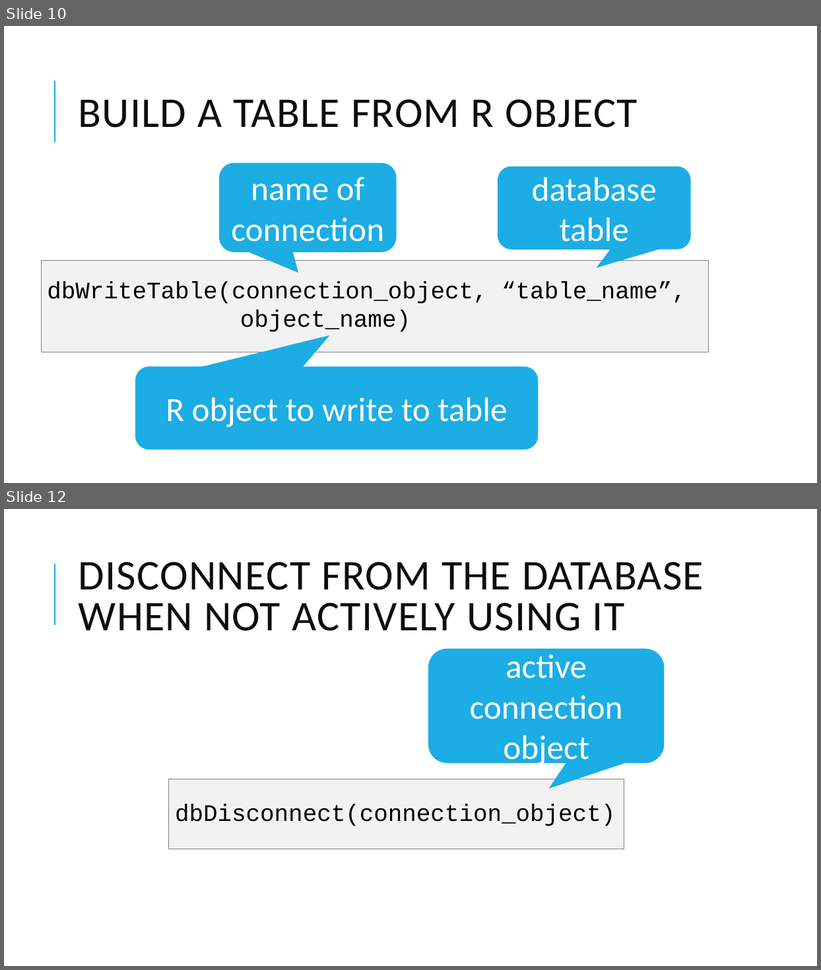
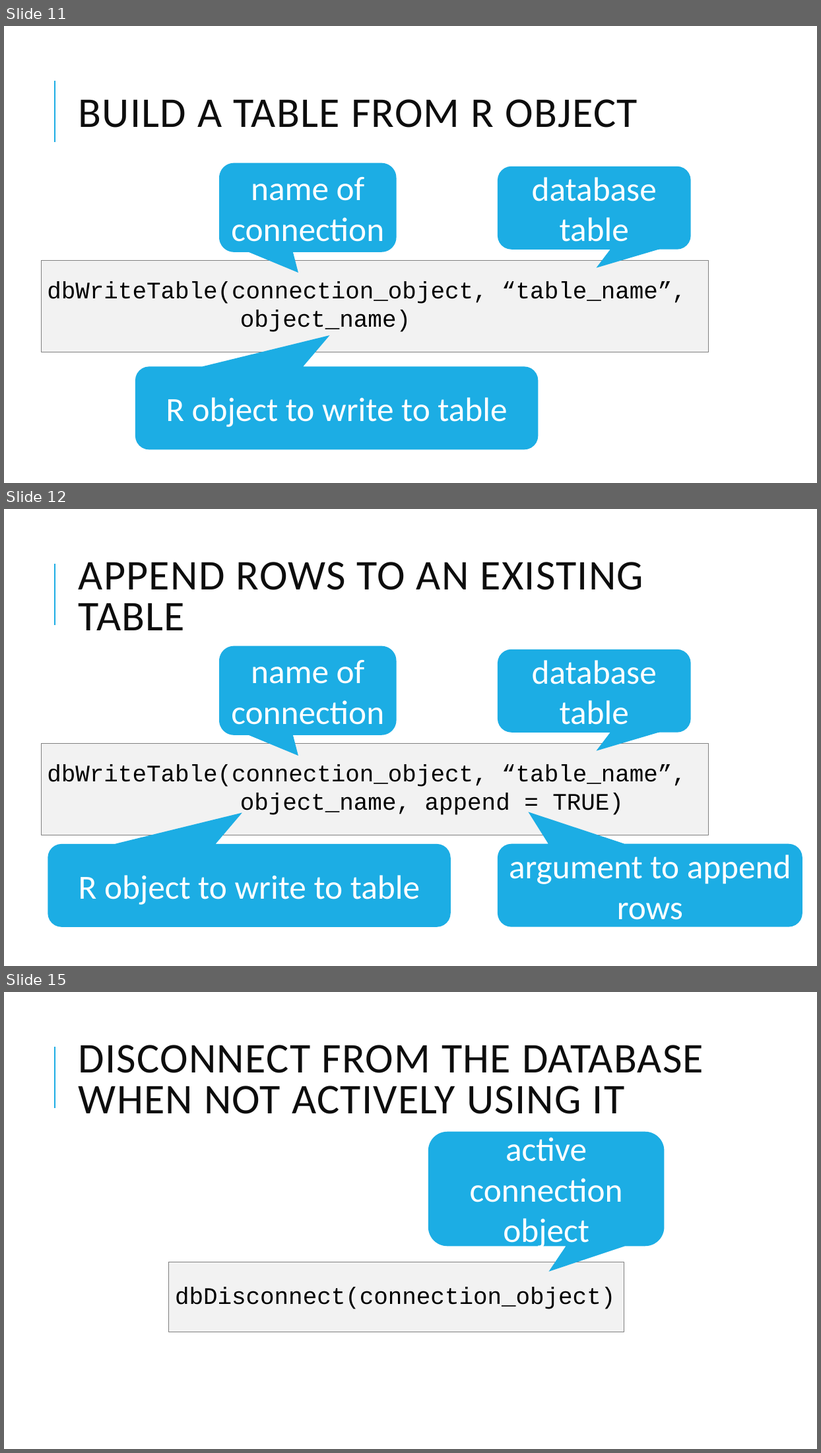
Before and after one commit to pcmathias/databases-dashboards-in-R, a slide deck: slides/03 - Databases with R.pptx. Shown one above the other, each under a label of ours: slides 10 and 12 before the commit, slides 11, 12 and 15 after it; the slides between them are not shown. The pictures are 821x970 and 821x1453 pixels, drawn with LibreOffice and Linux fonts; fonts in the diff are those of the drawing. Boxes give left, top, right and bottom in pixels: in the first picture for what was removed or moved away, otherwise in the second. Text is boxed around its words. In the diff, an @@ line names an element or a change of style, - is before the commit and + after.

```diff
--- a/slides/03 - Databases with R.pptx
+++ b/slides/03 - Databases with R.pptx
@@ slide 12 added at (4, 509, 817, 966), background #FFFFFF; not listed: 1 template element that a slide beside it also shows @@
@@ title added at (79, 562, 644, 630), 50 pt, text #0D0D0D @@
+APPEND ROWS TO AN EXISTING TABLE
@@ rounded speech box added at (219, 646, 397, 735), fill #1CADE4, 40 pt, text #FFFFFF @@
+name of connection
@@ rounded speech box added at (498, 650, 691, 732), fill #1CADE4 @@
@@ text added at (532, 660, 657, 725), 40 pt, text #FFFFFF @@
+database table
@@ rectangle added at (41, 744, 708, 835), fill #F2F2F2, outline #808080 0.75 pt @@
@@ text added at (47, 765, 686, 815), 28 pt, text #000000 @@
+dbWriteTable(connection_object, “table_name”,
+object_name, append = TRUE)
@@ rounded speech box added at (48, 844, 451, 927), fill #1CADE4, 40 pt, text #FFFFFF @@
+R object to write to table
@@ rounded speech box added at (498, 844, 803, 927), fill #1CADE4, 40 pt, text #FFFFFF @@
+argument to append rows
@@ what was slide 10 is now slide 11 @@
@@ what was slide 12 is now slide 15 @@
```
Also in this commit, not shown: 2 slides changed, 2 other slides added, 1 other file.
